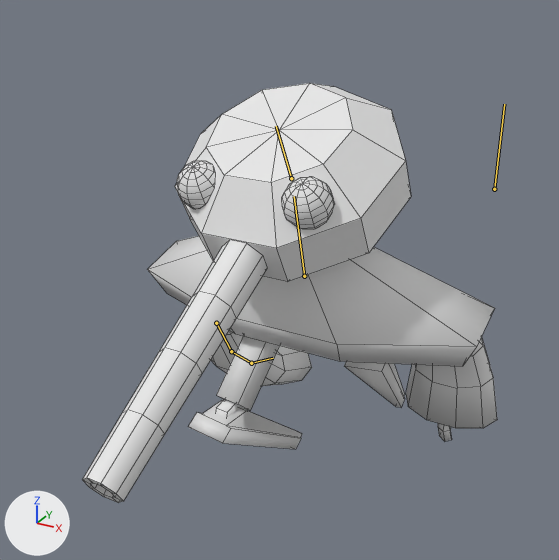
The FBX model Assets/Resources/Models/FBX/ShooterBot.fbx as it was, and as the next commit left it.
The view is the same before and after, from a camera (50 mm lens) standing at (2.87, -5.7, 5.32) and looking at (-0.11, -0.27, 2.61). Lighting does not change. The marker at lower left points along +X, +Y and +Z. Both versions are drawn at frame 32 of the action 'Armature|2.FullRunCycle'; the numbers are the values there. The bones that change are drawn over the model as lines. Mesh edges are drawn as thin lines.

Names of what the first picture shows: 'Firer', 'Head', 'ShooterBot'.
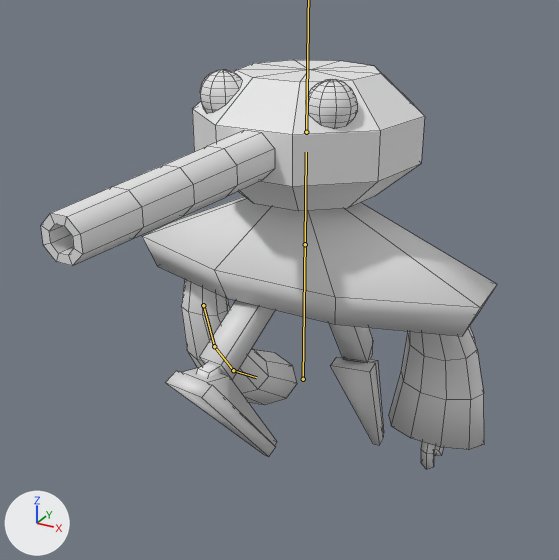
Pixel boxes [x1, y1, x2, y2] of what changed, in the pictures (559 x 560 px):
```json
{"object": "ShooterBot", "change": "posed", "before": [147, 236, 497, 449], "after": [142, 196, 497, 469], "on screen": "28% taller"}
{"object": "Head", "change": "posed", "before": [175, 83, 411, 282], "after": [192, 60, 425, 211], "on screen": "24% shorter"}
{"object": "Firer", "change": "posed", "before": [82, 240, 267, 503], "after": [41, 130, 275, 266], "on screen": "26% wider, 48% shorter"}
{"bone": "Root", "before": "(494, 189) to (504, 104)", "after": "(303, 379) to (305, 239)"}
{"bone": "Body", "before": "(304, 276) to (294, 196)", "after": "(305, 244) to (306, 152)"}
{"bone": "Arm_2.R", "before": "(216, 323) to (231, 351)", "after": "(203, 305) to (214, 346)"}
{"bone": "Arm_3.R", "before": "(231, 351) to (251, 363)", "after": "(214, 346) to (233, 370)"}
{"bone": "Arm_4.R", "before": "(251, 363) to (273, 358)", "after": "(233, 370) to (256, 377)"}
```

Scene script edits in JSON lines:
```json
{"block": "bone_root", "where": "bone_root = bpy.data.objects['Armature'].pose.bones['Root']"}
{"op": "set", "path": "bone_root.location", "old": "(0.0, 0.0, -7.0)", "new": "(0.0, 0.0, 0.0)"}
{"block": "bone_body", "where": "bone_body = bpy.data.objects['Armature'].pose.bones['Body']  # child of 'Root'"}
{"op": "set", "path": "bone_body.location", "old": "(0.0, -0.3, 7.0)", "new": "(0.0, 0.0, 0.0)"}
{"op": "set", "path": "bone_body.rotation_quaternion", "old": "(0.992, 0.13, 0.0, 0.0)", "new": "(1.0, 0.0, 0.0, 0.0)", "note": "degrees (15, 0, 0) -> degrees (0, 0, 0)"}
{"block": "bone_head", "where": "bone_head = bpy.data.objects['Armature'].pose.bones['Head']  # child of 'Body'"}
{"op": "set", "path": "bone_head.rotation_quaternion", "old": "(0.993, 0.119, 0.0, 0.0)", "new": "(1.0, 0.0, 0.0, 0.0)", "note": "degrees (14, 0, 0) -> degrees (0, 0, 0)"}
{"block": "bone_arm_2_r", "where": "bone_arm_2_r = bpy.data.objects['Armature'].pose.bones['Arm_2.R']  # child of 'Arm_1.R'"}
{"op": "set", "path": "bone_arm_2_r.rotation_quaternion", "old": "(0.985, 0.174, 0.0, 0.0)", "new": "(0.985, 0.173, -0.01, -0.017)", "note": "degrees (20, 0, 0) -> degrees (20, -1, -2)"}
{"block": "bone_arm_3_r", "where": "bone_arm_3_r = bpy.data.objects['Armature'].pose.bones['Arm_3.R']  # child of 'Arm_2.R'"}
{"op": "set", "path": "bone_arm_3_r.rotation_quaternion", "old": "(0.985, 0.174, 0.0, 0.0)", "new": "(0.985, 0.173, -0.01, -0.017)", "note": "degrees (20, 0, 0) -> degrees (20, -1, -2)"}
{"block": "bone_arm_4_r", "where": "bone_arm_4_r = bpy.data.objects['Armature'].pose.bones['Arm_4.R']  # child of 'Arm_3.R'"}
{"op": "set", "path": "bone_arm_4_r.rotation_quaternion", "old": "(0.985, 0.174, 0.0, 0.0)", "new": "(0.985, 0.173, -0.01, -0.017)", "note": "degrees (20, 0, 0) -> degrees (20, -1, -2)"}
```
